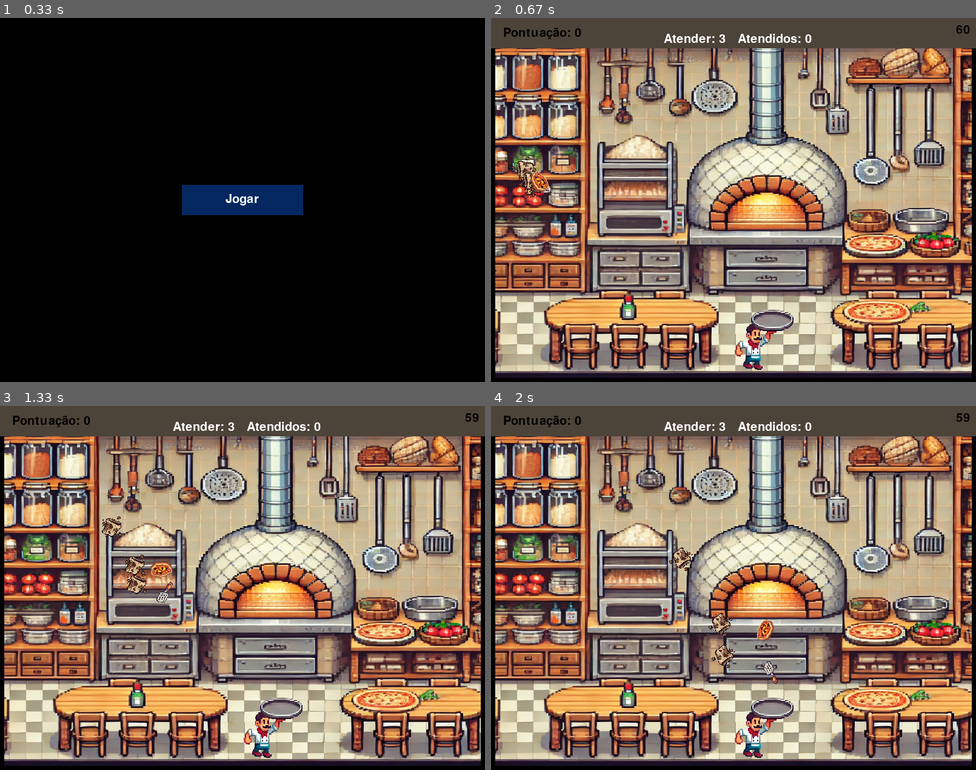
Above: before the commit, frames 1-4 (two rows, left to right).
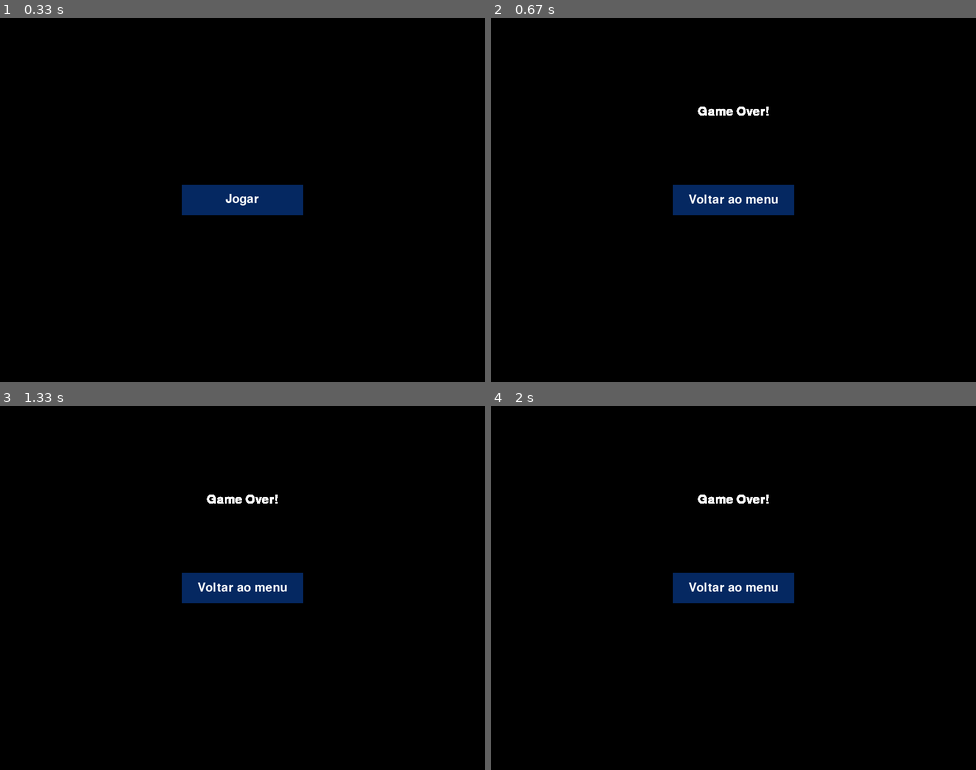
Above: after the commit, the same moments.

Repository: WesleyGCO/Pizza-Panic
Game: pygame game, started from src/main.py
The game is run twice, just before and just after one commit, with the same random seed, the same clock (stepped at 60 frames per second) and the same inputs.
Inputs:
- Up to frame 1 (0.33 s): no input
- Up to frame 2 (0.67 s): click "Jogar" at 0.38 s
- Up to frame 3 (1.33 s): no input
- Up to frame 4 (2 s): no input

Frame 1 is identical in both runs. In frame 2, 96% of the frame differs, in the area x 0-100%, y 0-99%; in frame 3, 96%; in frame 4, 96%.

Commit message:
Ajuste para o teste unitário

Diff:
--- a/src/adapters/primary/pygame_output_adapter.py
+++ b/src/adapters/primary/pygame_output_adapter.py
@@ -79,6 +79,7 @@
 #endregion Desenhar
 
 #region Geral
+
 def criar_relogio():
     return pygame.time.Clock()
 
--- a/src/adapters/primary/ui/fase_ui.py
+++ b/src/adapters/primary/ui/fase_ui.py
@@ -26,7 +26,7 @@
         personagem_servico.desenhar_personagem(fase_model.personagem, sprite)
 
         tempo_servico.atualizar_contador(fase_model.personagem, self.posicao_x_texto, self.posicao_y_texto)
-        tempo_servico.contagem_regressiva(fase_model, self.tela_altura)
+        tempo_servico.contagem_regressiva(fase_model, self.tela_altura, tempo)
 
         if self.angulo >= 360:
             self.angulo = 0
--- a/src/adapters/primary/ui/menu_fase_ui.py
+++ b/src/adapters/primary/ui/menu_fase_ui.py
@@ -6,8 +6,6 @@
         self.tela_largura = tela_largura
         botao_largura = 200
         botao_altura = 50
-
-        print(self.tela_largura, " + ", self.tela_altura)
 
         # Centraliza os botões horizontalmente
         botao_posicao_x = (tela_largura - botao_largura) // 2
--- a/src/adapters/primary/use_cases/gerenciar_fase.py
+++ b/src/adapters/primary/use_cases/gerenciar_fase.py
@@ -1,20 +1,19 @@
 from adapters.primary import pygame_output_adapter
 from adapters.primary.use_cases import gerenciar_menus
 from application.models.Fase import Fase
-from core.services.fase_service import FaseService
-
 
 def setar_fase(jogo_model, numero_fase):
     jogo_model.fase_atual = numero_fase
 
 def criar_fase(numero_fase, personagem, itens_ruins):
-    tempo_inicial = 60
+    tempo_inicial = 10
     pedido = 3 + (numero_fase - 1) * 5
 
     return Fase(numero_fase, personagem, itens_ruins, tempo_inicial, pedido)
 
 def iniciar_fase(menu_fase, jogo_model, jogo_ui, fase_ui, item_service, personagem_service, tempo_service, tamanho_tela_largura, tamanho_tela_altura):
     while True:
+        from core.services.fase_service import FaseService
         fase = criar_fase(jogo_model.fase_atual, jogo_ui.personagem, jogo_ui.itens_ruins)
 
         fase_service = FaseService(fase, fase_ui, item_service, personagem_service, tempo_service, jogo_model, tamanho_tela_largura, tamanho_tela_altura)
--- a/src/adapters/primary/use_cases/gerenciar_jogo.py
+++ b/src/adapters/primary/use_cases/gerenciar_jogo.py
@@ -8,11 +8,12 @@
 from adapters.primary.ui.menu_perdeu import MenuPerdeuUI
 from core.services.item_service import ItemService
 from core.services.personagem_service import PersonagemService
-from core.services.tempo_service import TempoService
+# from core.services.tempo_service import TempoService
 
 def iniciar_jogo(tamanho_tela_largura, tamanho_tela_altura):
     jogo_model = Jogo()
     personagem_service = PersonagemService()
+    from core.services.tempo_service import TempoService
     item_service = ItemService()
     tempo_service = TempoService()
     menu_inicial = MenuInicialUI(tamanho_tela_altura, tamanho_tela_largura)
@@ -42,3 +43,7 @@
 
 def setar_jogo_perdido(jogo_model):
     jogo_model.fase_perdida = True
+
+def resetar_jogo():
+    tempo_inicio = pygame_output_adapter.devolve_tempo() // 1000
+    return tempo_inicio
--- a/src/application/models/Objeto.py
+++ b/src/application/models/Objeto.py
@@ -1,6 +1,6 @@
 from adapters.primary import pygame_output_adapter
 from application.models.Vetor import Vetor
-import random, pygame # type: ignore
+import pygame # type: ignore
 
 class Objeto:
     def __init__(self, x, y, largura, altura):
@@ -14,7 +14,6 @@
         self.aceleracao = Vetor(x=0,y=0)
 
     def desenhar(self, tela, imagem):
-        print("Desenhei")
         tela.blit(pygame.transform.scale(imagem, (self.largura, self.altura)), (self.posicao.x, self.posicao.y))
 
 
--- a/src/core/services/tempo_service.py
+++ b/src/core/services/tempo_service.py
@@ -18,10 +18,12 @@
         superficie_texto = pygame_output_adapter.renderizar_texto(texto_itens_coletados, (0, 0, 0))
         pygame_output_adapter.desenhar_superficie(superficie_texto, (posicao_x_texto, posicao_y_texto))
 
-    def contagem_regressiva(self, fase_model, tela_altura):
+    def contagem_regressiva(self, fase_model, tela_altura, tempo):
         # Cria o tempo atual
         tempo_atual = pygame_output_adapter.devolve_tempo() // 1000
-        self.tempo_restante = max(0, fase_model.tempo_inicial - tempo_atual)
+        print("Tempo atual: ", tempo_atual)
+        self.tempo_restante = max(0, fase_model.tempo_inicial - (tempo_atual + fase_model.tempo_inicial))
+        print("Tempo restante: ", self.tempo_restante)
         tempo_formatado = "{:.0f}".format(self.tempo_restante)
 
         # Desenha o tempo restante na tela
--- a/src/test/test_fase_service_movimento.py
+++ b/src/test/test_fase_service_movimento.py
@@ -2,6 +2,8 @@
 from unittest.mock import Mock, patch
 import sys
 import os
+
+from core.services.tempo_service import TempoService
 
 # Adiciona o caminho 'src' ao sys.path para permitir importações de módulos
 sys.path.append(os.path.abspath(os.path.join(os.path.dirname(__file__), '..')))
@@ -23,6 +25,7 @@
         fase_model = Mock()
         fase_ui = Mock()
         item_service = Mock(spec=ItemService)
+        tempo_service = Mock(spec=TempoService)
         personagem_service = Mock(spec=PersonagemService)
         jogo_model = Mock()
         sprites = Mock(spec=Sprites)
@@ -33,11 +36,14 @@
         fase_model.personagem.velocidade = Mock()  # Mock para a velocidade do personagem
         fase_model.personagem.posicao.x = 10  # Define a posição inicial x do personagem
 
+        tamanho_tela_largura = 800
+        tamanho_tela_altura = 600
+
         # Simula o comportamento de teclas pressionadas (tecla direita)
         mock_capturar_tecla.return_value = {'direita': True, 'esquerda': False}
 
         fase_service = FaseService(
-            fase_model, fase_ui, item_service, personagem_service, jogo_model)
+            fase_model, fase_ui, item_service, personagem_service, tempo_service, jogo_model, tamanho_tela_largura, tamanho_tela_altura)
         fase_service.sprites = sprites
 
         fase_service.lidar_entrada()
@@ -48,9 +54,12 @@
         fase_ui = Mock()
         jogo_model = Mock()
         item_service = Mock(spec=ItemService)
+        tempo_service = Mock(spec=TempoService)
         personagem_service = Mock(spec=PersonagemService)
         sprites = Mock(spec=Sprites)
 
+        tamanho_tela_largura = 800
+        tamanho_tela_altura = 600
 
         fase_model.personagem = Mock(spec=Personagem)
         fase_model.personagem.posicao = Mock()
@@ -60,7 +69,7 @@
         mock_capturar_tecla.return_value = {'direita': False, 'esquerda': True}
 
         fase_service = FaseService(
-            fase_model, fase_ui, item_service, personagem_service, jogo_model)
+            fase_model, fase_ui, item_service, personagem_service, tempo_service, jogo_model, tamanho_tela_largura, tamanho_tela_altura)
         fase_service.sprites = sprites
 
         fase_service.lidar_entrada()
@@ -74,8 +83,11 @@
         fase_ui = Mock()
         jogo_model = Mock()
         item_service = Mock(spec=ItemService)
+        tempo_service = Mock(spec=TempoService)
         personagem_service = Mock(spec=PersonagemService)
         sprites = Mock(spec=Sprites)
+        tamanho_tela_largura = 800
+        tamanho_tela_altura = 600
 
         mock_capturar_tecla.return_value = {
             'esquerda': False, 'direita': False}
@@ -87,7 +99,8 @@
         personagem_mock.posicao.x = 10
 
         fase_service = FaseService(
-            fase_model, fase_ui, item_service, personagem_service, jogo_model)
+            fase_model, fase_ui, item_service, personagem_service, tempo_service, jogo_model, tamanho_tela_largura, tamanho_tela_altura)
+
         fase_service.sprites = sprites
 
         fase_model.personagem = personagem_mock
